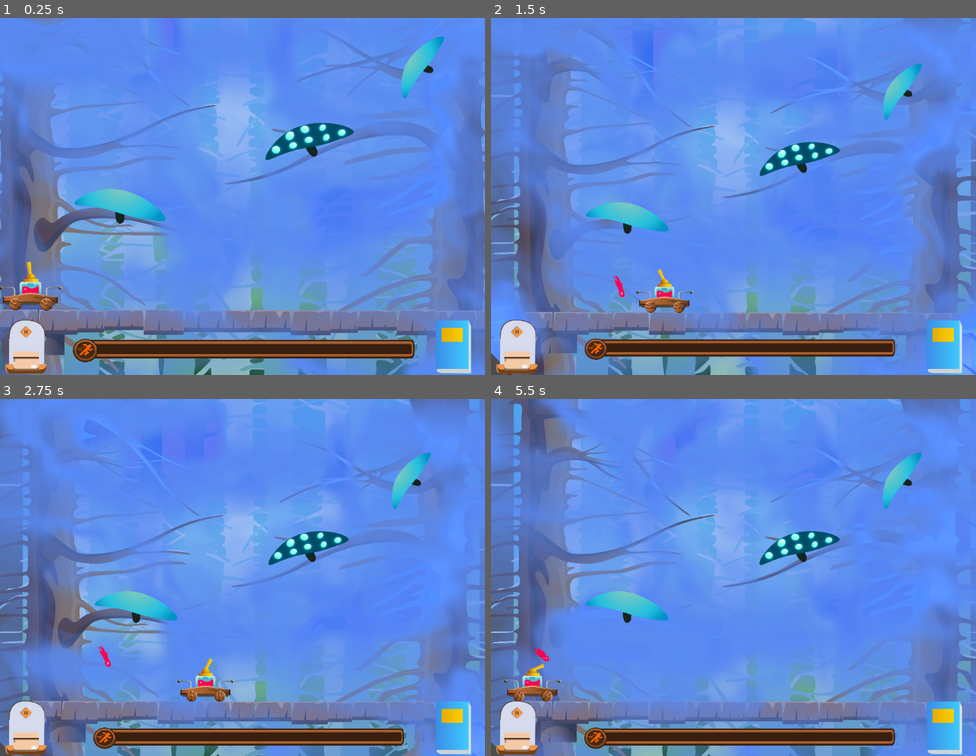
Above: before the commit, frames 1-4 (two rows, left to right).
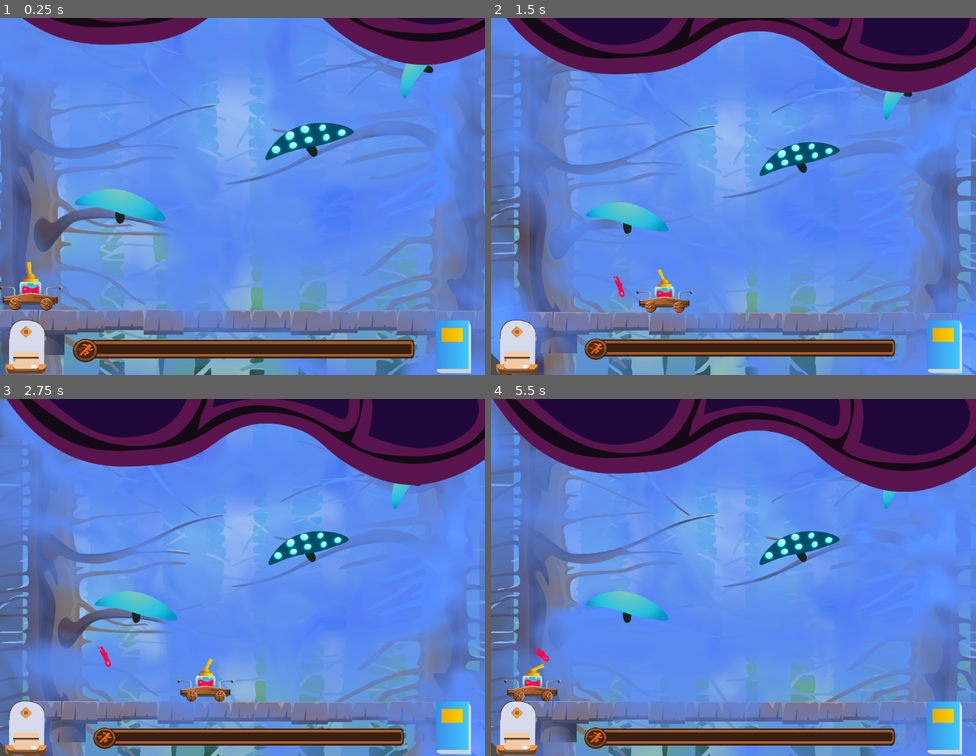
Above: after the commit, the same moments.

Repository: kleimaj/gaming-club-dev
Game: Godot game, scene res://Scenes/Game.tscn
Same seed, same stepped clock (60 frames per second), same inputs: the game is played once before the commit and once after it.
Inputs (mouse positions are in pixels of both pictures, inside the frame that each line leads up to):
- Up to frame 1 (0.25 s): no input
- Up to frame 2 (1.5 s): tap Enter (ui_accept) at 0.5, 0.77 s; move the mouse to (840, 178) at 0.52 s; hold D (forward) 0.53-1.28 s; hold Mouse wheel up (ZoomIn) 0.53-1.28 s; click (840, 178) at 0.67 s; move the mouse to (636, 214) at 1.27 s; hold A (back) from 1.28 s (still down); tap Mouse wheel down (ZoomOut) at 1.35 s
- Up to frame 3 (2.75 s): tap Enter (ui_accept) at 1.52 s; move the mouse to (291, 498) at 2.02 s; release A (back) at 2.03 s; hold D (forward) from 2.03 s (still down); click (291, 498) at 2.1 s
- Up to frame 4 (5.5 s): move the mouse to (709, 648) at 2.77 s; tap R at 2.85 s; click (709, 648) at 2.92 s; tap Enter (ui_accept) at 3.02, 3.77, 4.52 s; move the mouse to (879, 631) at 3.52 s; release D (forward) at 3.53 s; hold Mouse wheel up (ZoomIn) 3.53-4.28 s; hold A (back) from 3.53 s (still down); move the mouse to (588, 523) at 4.27 s; tap Mouse wheel down (ZoomOut) at 4.35 s; move the mouse to (757, 577) at 5.02 s; click (757, 577) at 5.1 s

The runs differ from the first frame. In frame 1, 5.4% of the frame differs, in the area x 4-100%, y 0-14%; in frame 2, 12%; in frame 3, 15%; in frame 4, 17%, in the area x 0-100%, y 0-26%.

Commit message:
mist movement updates

Diff:
--- a/Scenes/Game.gd
+++ b/Scenes/Game.gd
@@ -1,6 +1,6 @@
 extends Node2D
 
-export var mushroomAmount = 2
+export var mushroomAmount = 3
 var mushrooms_hit = 0
 
 func checkGameOver():
--- a/Scenes/Game.tscn
+++ b/Scenes/Game.tscn
@@ -246,7 +246,7 @@
 rotation = -0.289871
 
 [node name="evilMist" type="Sprite" parent="."]
-position = Vector2( 487.528, -1739.42 )
+position = Vector2( 487.528, -250 )
 scale = Vector2( 0.496052, 0.590256 )
 texture = ExtResource( 38 )
 script = ExtResource( 17 )
@@ -332,6 +332,7 @@
 
 [node name="TopLeft" parent="Camera2D/Limits" index="0"]
 position = Vector2( 0, -1647.78 )
+[connection signal="body_shape_entered" from="Enemies/Blue Mushroom" to="ProgressBar" method="_on_Blue_Mushroom_body_shape_entered"]
 [connection signal="value_changed" from="ProgressBar" to="." method="_on_ProgressBar_value_changed"]
 
 [editable path="Camera2D"]
--- a/Scenes/evilMist.gd
+++ b/Scenes/evilMist.gd
@@ -1,12 +1,14 @@
 extends Sprite
 
+func _process(delta):
+	moveDown(.1)
 
 func _on_Mushroom2_body_shape_entered(body_id, body, body_shape, area_shape):
 	position.y -= 25
 
 
 func _on_Mushroom_body_shape_entered(body_id, body, body_shape, area_shape):
-	position.y += 25
+	position.y += 50
 
 func moveUp(amount=25):
 	position.y -= amount
--- a/Scripts/Enemy.gd
+++ b/Scripts/Enemy.gd
@@ -48,7 +48,7 @@
 	var mist = get_node("../../evilMist")
 	var progressBar = get_node("../../ProgressBar")
 	mist.moveUp(50)
-	progressBar.incrementValue(50)
+	progressBar.incrementValue(34)
 	diminish_shader()
 	# Set beenHit to true (doesn't trigger again)
 	beenHit = true
